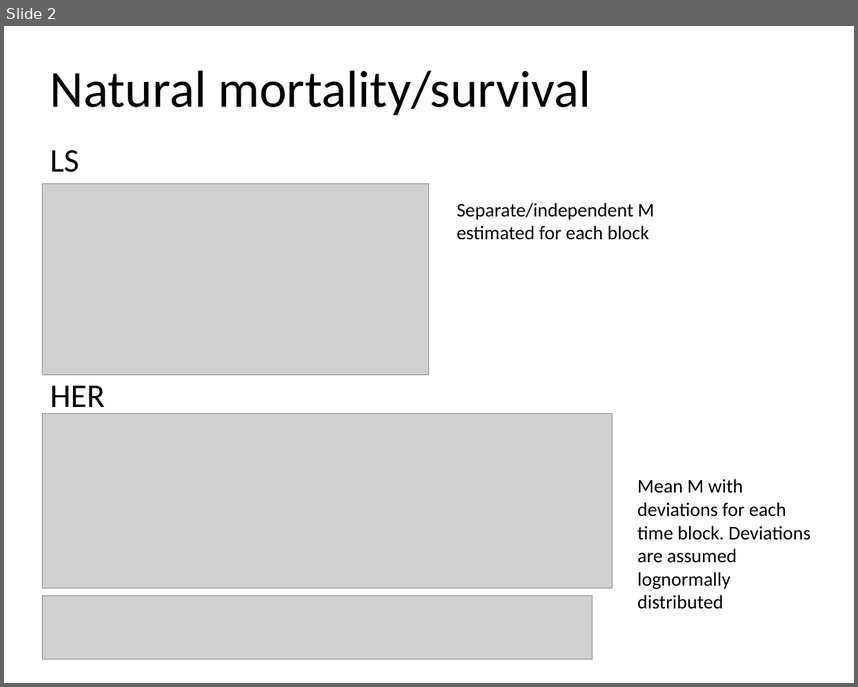
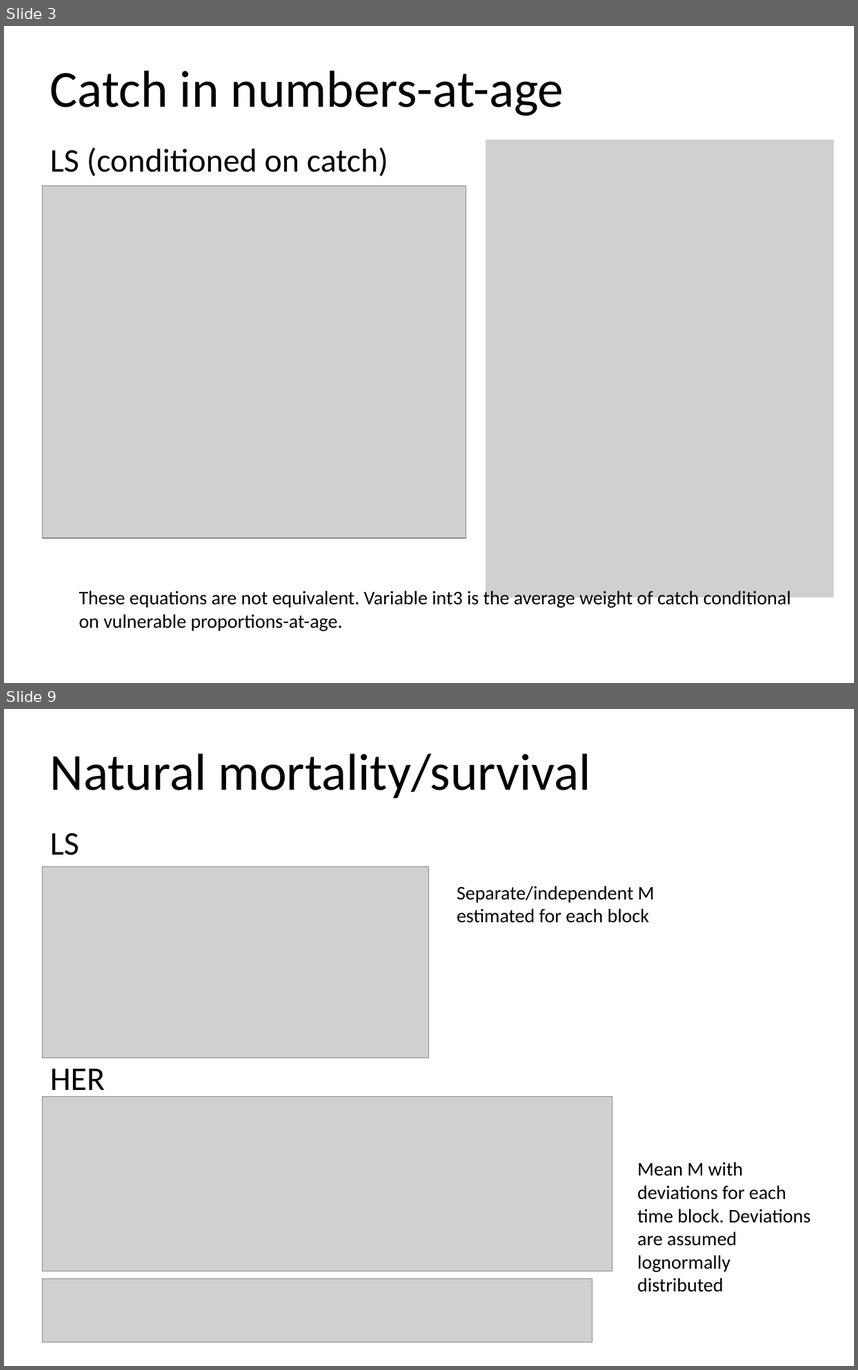
Before and after one commit to commfish/AlaskaHerring, a slide deck: technical_docs/popdy_her_ls.pptx. Shown one above the other, each under a label of ours: slide 2 before the commit, slides 3 and 9 after it; the slides between them are not shown. The pictures are 858x687 and 858x1370 pixels, drawn with LibreOffice and Linux fonts; fonts in the diff are those of the drawing; grey boxes stand for pictures. Boxes give left, top, right and bottom in pixels: in the first picture for what was removed or moved away, otherwise in the second. Text is boxed around its words. In the diff, an @@ line names an element or a change of style, - is before the commit and + after.

```diff
--- a/technical_docs/popdy_her_ls.pptx
+++ b/technical_docs/popdy_her_ls.pptx
@@ slide 3 added at [4,26,854,683], background #FFFFFF @@
@@ title added at [50,70,564,116], 48.4 pt, text #000000 @@
+Catch in numbers-at-age
@@ text added at [50,147,388,176], 30.8 pt, text #000000 @@
+LS (conditioned on catch)
@@ picture added at [486,140,834,597] @@
@@ picture added at [43,186,466,537] @@
@@ text added at [79,588,791,631], 18 pt, text #000000 @@
+These equations are not equivalent. Variable int3 is the average weight of catch conditional on vulnerable proportions-at-age.
@@ what was slide 2 is now slide 9 @@
```
Also in this commit, not shown: 1 slide changed, 6 other slides added, 1 slide removed, 7 other files.
